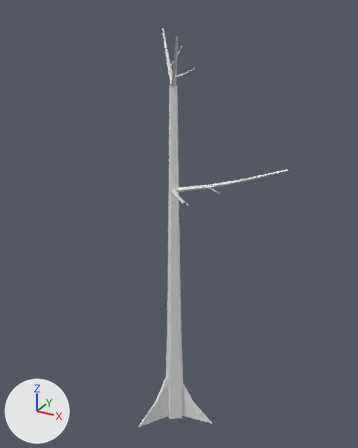
The OBJ model game/assets/models/plants/SM_Plant_CeibaEmergent_Trunk_LOD2.obj as it was, and as the next commit left it.
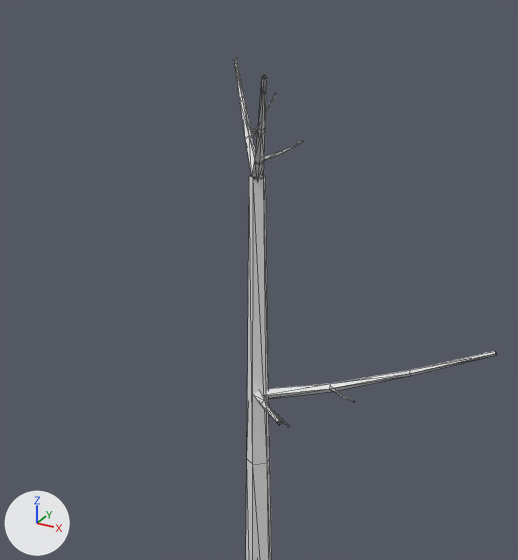
Each version is shown whole from a camera (50 mm lens) standing at (26.4, -46.8, 52.6) and looking at (-0.6, 2.3, 28.1), then close up on the part from 14% to 83% of the width and 0% to 60% of the height. Every picture has the same lights, and +X, +Y and +Z are marked at lower left. The last two pictures show the newer version. The close-ups show mesh edges as thin lines. Where no turn or scale is listed for an object, it has been applied to the vertices.

Script lines for the objects in view, before the commit:
```python
me_sm_plant_ceibaemergent_trunk_lod2 = bpy.data.meshes.new('SM_Plant_CeibaEmergent_Trunk_LOD2')
me_sm_plant_ceibaemergent_trunk_lod2.from_pydata(...)  # 150 vertices, 219 faces; spans x -8.9..13.1, y -11.5..13.0, z 0.0..50.4
ob_sm_plant_ceibaemergent_trunk_lod2 = bpy.data.objects.new('SM_Plant_CeibaEmergent_Trunk_LOD2', me_sm_plant_ceibaemergent_trunk_lod2)
ob_sm_plant_ceibaemergent_trunk_lod2.location = (0.0, 0.0, 0.0)
```
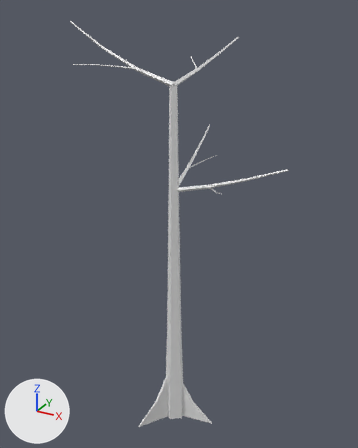
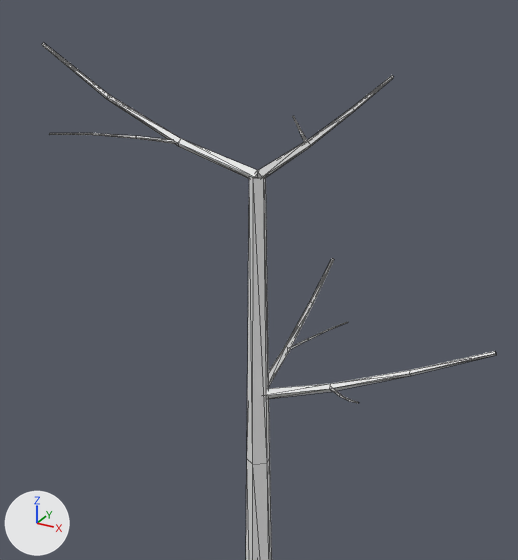
Pixel boxes (x1, y1, x2, y2) of what changed, in the close-ups (518 x 560 px; the box of a moved part takes in the faces that stretch with it):
'SM_Plant_CeibaEmergent_Trunk_LOD2', reshaped
    before: (234, 58, 496, 560)
    after: (42, 43, 496, 560)
part 1 of me_sm_plant_ceibaemergent_trunk_lod2, deleted
    before: (263, 141, 303, 161)
part 2 of me_sm_plant_ceibaemergent_trunk_lod2, moved or reshaped
    before: (236, 58, 354, 427)
    after: (42, 43, 359, 403)

The change in detail:
me_sm_plant_ceibaemergent_trunk_lod2 is used by ob_sm_plant_ceibaemergent_trunk_lod2; location (0.0, 0.0, 0.0).
me_sm_plant_ceibaemergent_trunk_lod2 had 150 vertices, 219 faces and spanned x -8.9..13.1, y -11.5..13.0, z 0.0..50.4.
me_sm_plant_ceibaemergent_trunk_lod2 now has 162 vertices, 243 faces and spans x -13.8..13.1, y -5.2..13.8, z 0.0..51.1.
me_sm_plant_ceibaemergent_trunk_lod2 part 1: the loose piece of 9 vertices spanning x 2.0..5.0, y -4.9..-3.4, z 46.2..47.5 is deleted.
Part 2, on me_sm_plant_ceibaemergent_trunk_lod2:
40 vertices are removed from x -8.8..7.7, y -11.5..13.0, z 33.3..50.4.
106 faces are deleted.
3 vertices in x 6.1..6.2, y -2.4..-2.3, z 35.0..35.1 move by (-0.4, 0.5, -0.2).
27 vertices move from x -8.9..7.8, y -9.9..13.0, z 33.0..50.3 to x -2.5..8.2, y -5.2..12.9, z 33.0..49.3.
61 vertices are added at x -13.8..8.3, y -5.2..13.8, z 33.3..51.1.
143 new faces join them.
